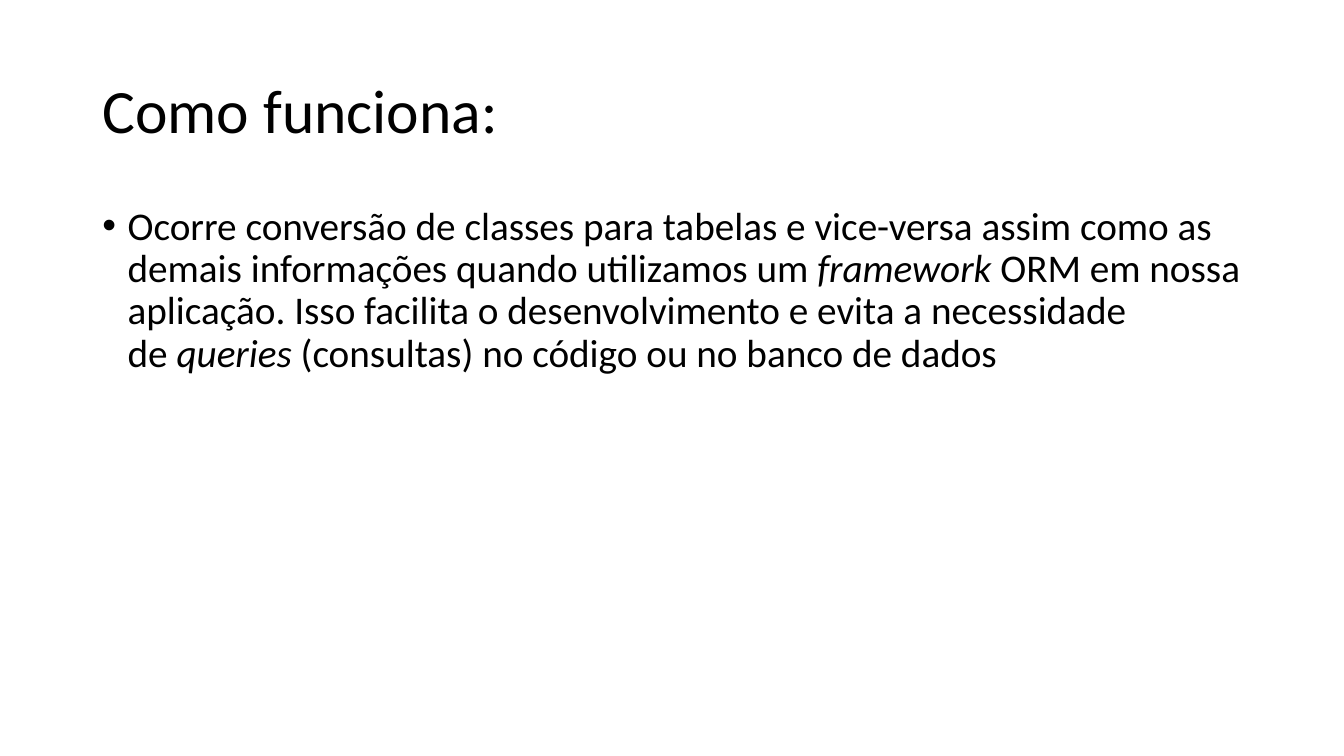
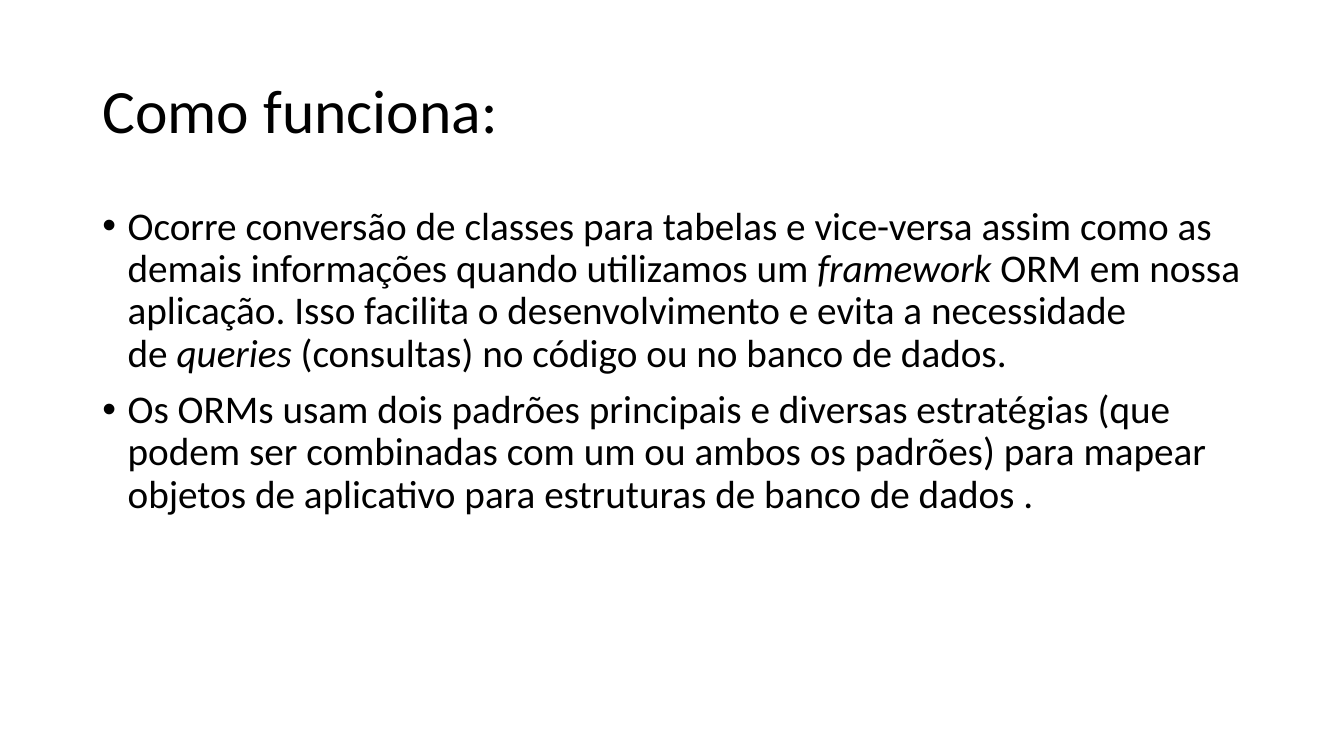
Before and after one commit to muriloHx/trabalho-mvc, a slide deck: slide 4 of slides/ORM.pptx. Drawn at 1344x756 pixels with LibreOffice and Linux fonts; fonts in the diff are those of the drawing. Boxes give left, top, right and bottom in pixels: in the first picture for what was removed or moved away, otherwise in the second. Text is boxed around its words. In the diff, an @@ line names an element or a change of style, - is before the commit and + after.

```diff
--- a/slides/ORM.pptx
+++ b/slides/ORM.pptx
@@ text at bbox=[128, 212, 1240, 515]: text changed @@
-• Ocorre conversão de classes para tabelas e vice-versa assim como as demais informações quando utilizamos um framework ORM em nossa aplicação. Isso facilita o desenvolvimento e evita a necessidade de queries (consultas) no código ou no banco de dados
+• Ocorre conversão de classes para tabelas e vice-versa assim como as demais informações quando utilizamos um framework ORM em nossa aplicação. Isso facilita o desenvolvimento e evita a necessidade de queries (consultas) no código ou no banco de dados.
+• Os ORMs usam dois padrões principais e diversas estratégias (que podem ser combinadas com um ou ambos os padrões) para mapear objetos de aplicativo para estruturas de banco de dados .
```
Also in this commit, not shown: 5 slides added.
